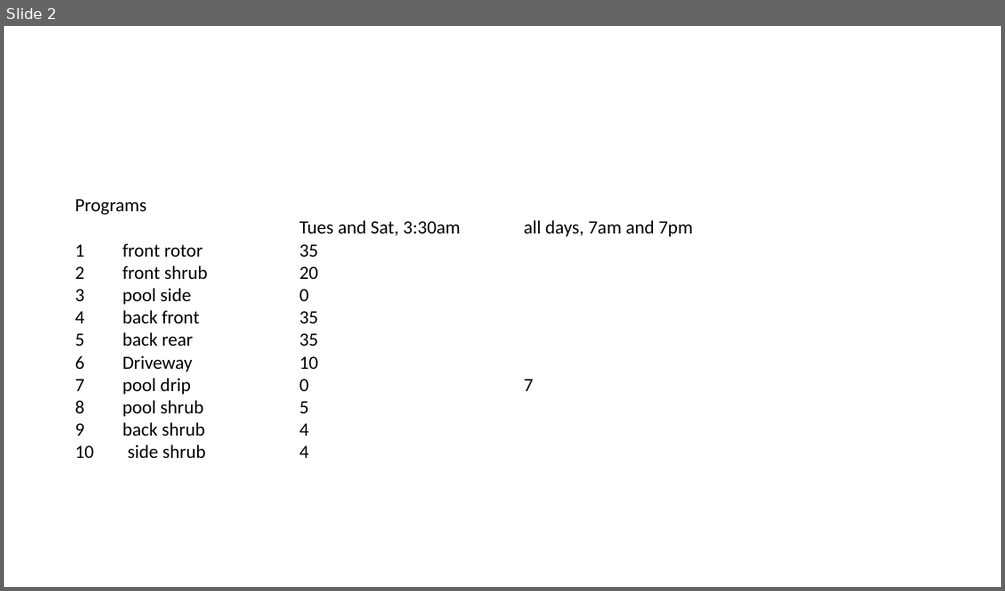
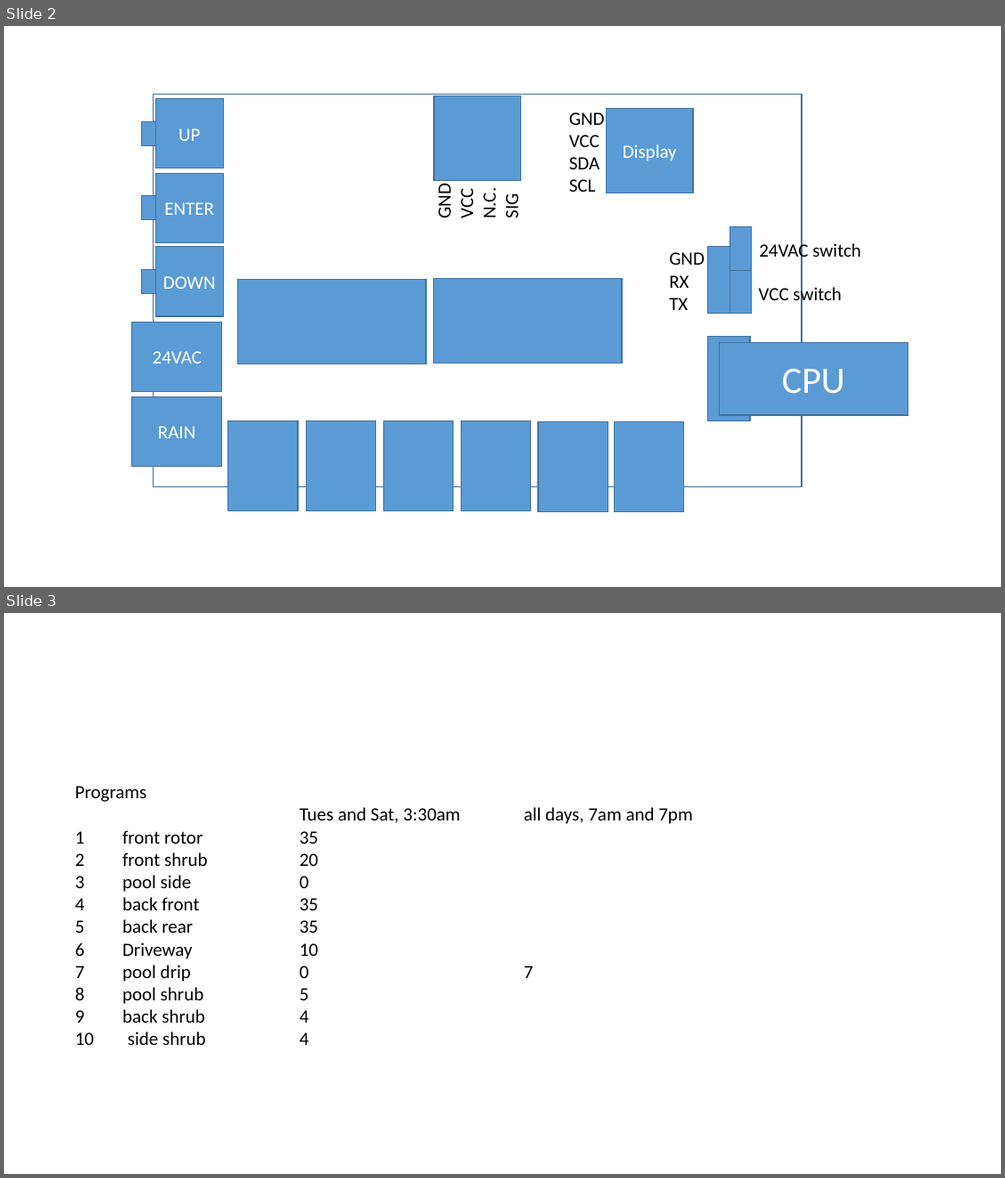
Before and after one commit to cdadgar/sprinkler, a slide deck: sprinkler.pptx. Shown one above the other, each under a label of ours: slide 2 before the commit, slides 2 and 3 after it. The pictures are 1005x591 and 1005x1178 pixels, drawn with LibreOffice and Linux fonts; fonts in the diff are those of the drawing. Boxes give left, top, right and bottom in pixels: in the first picture for what was removed or moved away, otherwise in the second. Text is boxed around its words. In the diff, an @@ line names an element or a change of style, - is before the commit and + after.

```diff
--- a/sprinkler.pptx
+++ b/sprinkler.pptx
@@ slide 2 added at <box>4,26,1001,587</box>, background #FFFFFF @@
@@ rectangle added at <box>153,94,801,487</box>, outline #43739E 1 pt @@
@@ rectangle added at <box>156,99,223,168</box>, fill #5B9BD5, outline #43739E 1 pt, 18 pt, text #FFFFFF @@
+UP
@@ rectangle added at <box>434,95,521,180</box>, fill #5B9BD5, outline #43739E 1 pt @@
@@ rectangle added at <box>142,122,170,145</box>, fill #5B9BD5, outline #43739E 1 pt @@
@@ text added at <box>569,112,605,192</box>, 18 pt, text #000000 @@
+GND
+VCC
+SDA
+SCL
@@ rectangle added at <box>606,108,693,192</box>, fill #5B9BD5, outline #43739E 1 pt, 18 pt, text #FFFFFF @@
+Display
@@ rectangle added at <box>156,174,223,243</box>, fill #5B9BD5, outline #43739E 1 pt, 18 pt, text #FFFFFF @@
+ENTER
@@ rectangle added at <box>142,196,170,220</box>, fill #5B9BD5, outline #43739E 1 pt @@
@@ text added at <box>433,187,524,218</box>, 18 pt, text #000000 @@
+GND
+VCC
+N.C.
+SIG
@@ rectangle added at <box>730,227,751,271</box>, fill #5B9BD5, outline #43739E 1 pt @@
@@ rectangle added at <box>156,247,223,316</box>, fill #5B9BD5, outline #43739E 1 pt, 18 pt, text #FFFFFF @@
+DOWN
@@ text added at <box>669,252,704,310</box>, 18 pt, text #000000 @@
+GND
+RX
+TX
@@ rectangle added at <box>708,247,730,313</box>, fill #5B9BD5, outline #43739E 1 pt @@
@@ text added at <box>759,241,861,263</box>, 18 pt, text #000000 @@
+24VAC switch
@@ rectangle added at <box>142,269,170,293</box>, fill #5B9BD5, outline #43739E 1 pt @@
@@ rectangle added at <box>238,280,426,364</box>, fill #5B9BD5, outline #43739E 1 pt @@
@@ rectangle added at <box>434,279,622,363</box>, fill #5B9BD5, outline #43739E 1 pt @@
@@ rectangle added at <box>730,269,751,313</box>, fill #5B9BD5, outline #43739E 1 pt @@
@@ text added at <box>759,285,841,306</box>, 18 pt, text #000000 @@
+VCC switch
@@ rectangle added at <box>132,321,222,391</box>, fill #5B9BD5, outline #43739E 1 pt, 18 pt, text #FFFFFF @@
+24VAC
@@ rectangle added at <box>708,337,751,421</box>, fill #5B9BD5, outline #43739E 1 pt @@
@@ rectangle added at <box>719,342,908,415</box>, fill #5B9BD5, outline #43739E 1 pt, 36 pt, text #FFFFFF @@
+CPU
@@ rectangle added at <box>132,396,222,466</box>, fill #5B9BD5, outline #43739E 1 pt, 18 pt, text #FFFFFF @@
+RAIN
@@ rectangle added at <box>228,421,298,511</box>, fill #5B9BD5, outline #43739E 1 pt @@
@@ rectangle added at <box>306,421,375,511</box>, fill #5B9BD5, outline #43739E 1 pt @@
@@ rectangle added at <box>383,421,453,511</box>, fill #5B9BD5, outline #43739E 1 pt @@
@@ rectangle added at <box>461,421,531,511</box>, fill #5B9BD5, outline #43739E 1 pt @@
@@ rectangle added at <box>538,422,607,512</box>, fill #5B9BD5, outline #43739E 1 pt @@
@@ rectangle added at <box>614,422,683,512</box>, fill #5B9BD5, outline #43739E 1 pt @@
@@ what was slide 2 is now slide 3 @@
```
Also in this commit, not shown: 1 slide changed, 1 other file.
